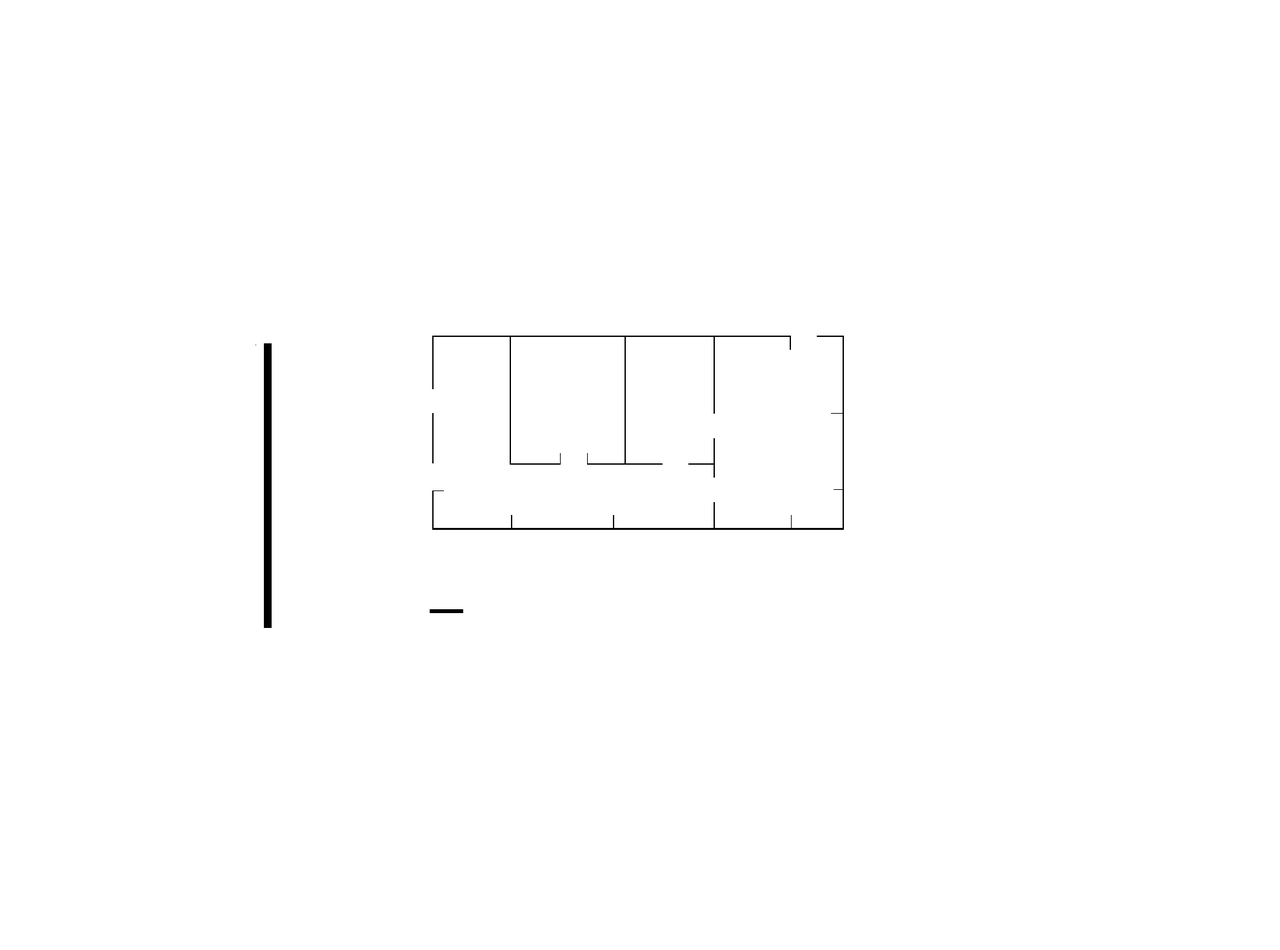
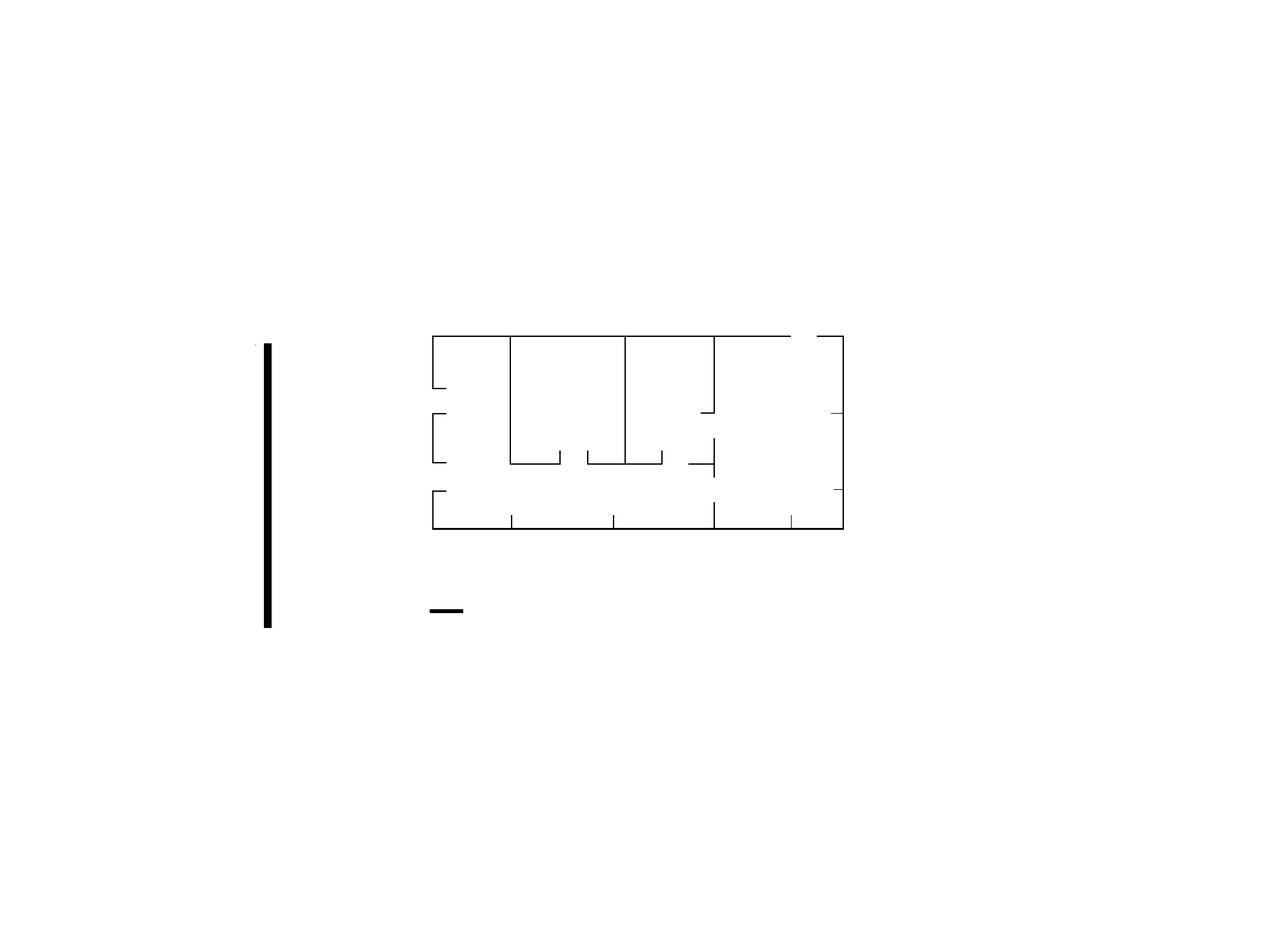
Layer changes from the first 1280px x 950px image to the second:
added layer "Versteviging" above "heightmap.pgm" over [433, 387, 714, 492]
painted on "heightmap.pgm" over [433, 336, 791, 491]
